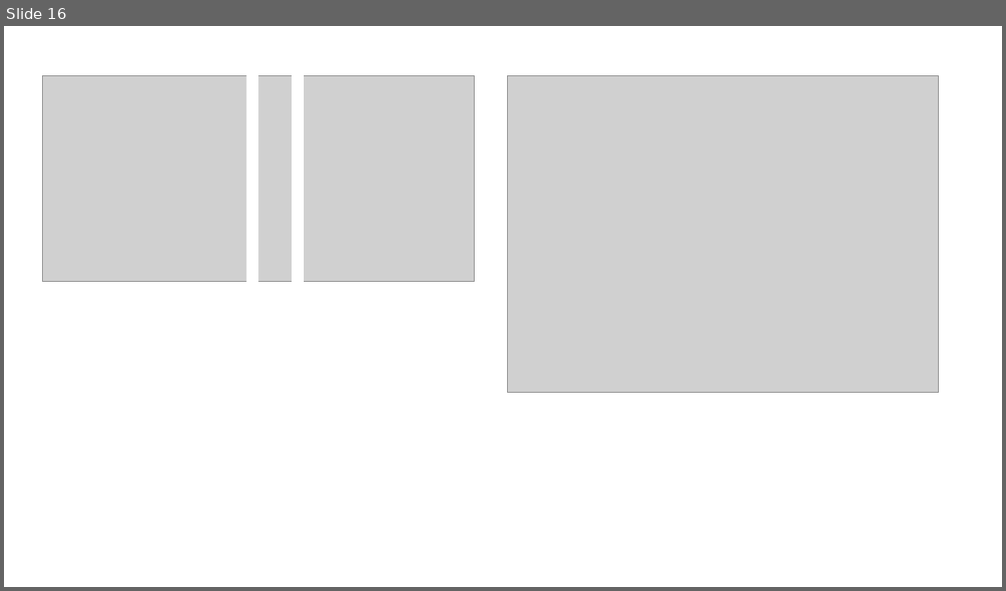
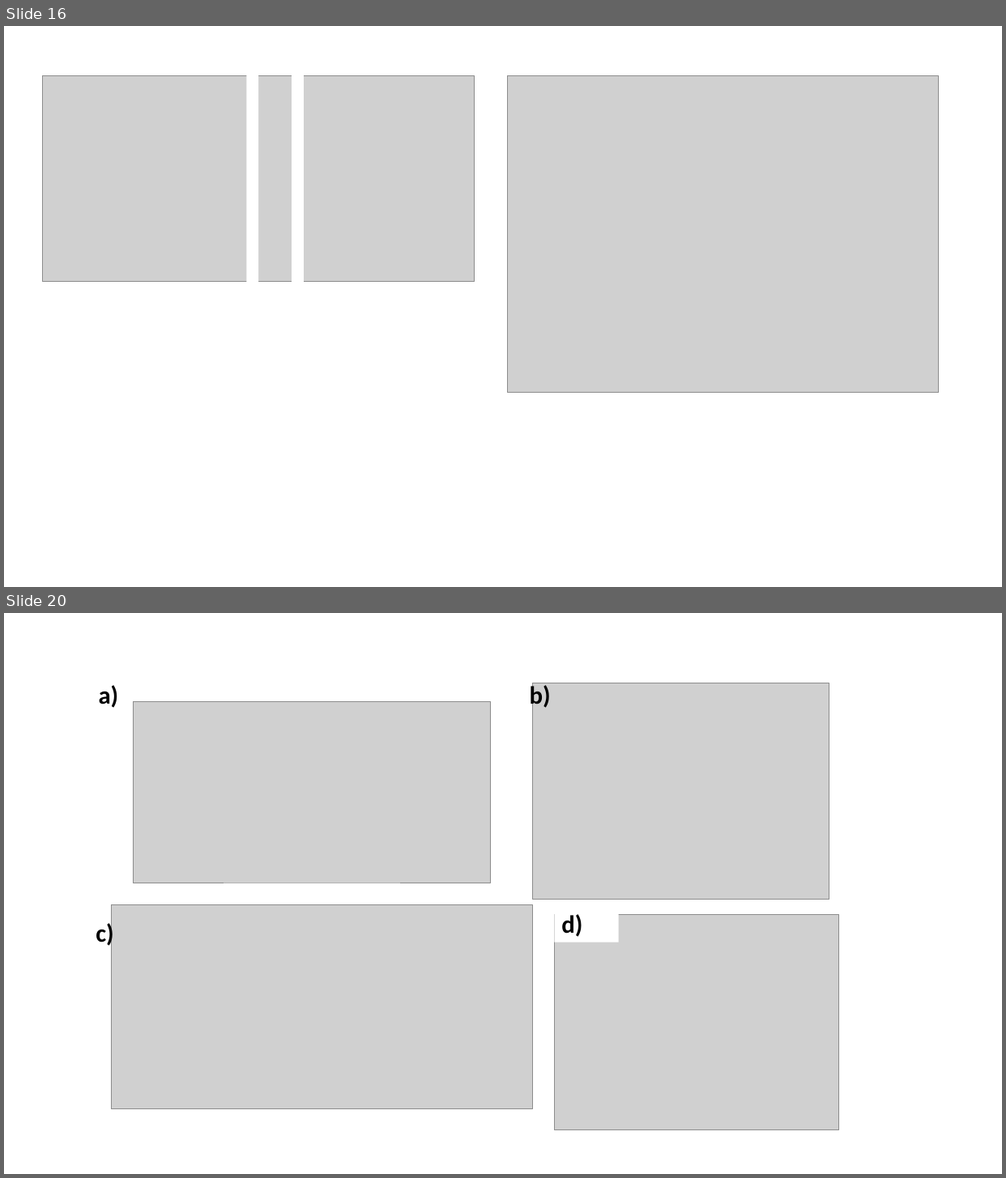
Before and after one commit to cr458/Thesis, a slide deck: Figures1.pptx. Shown one above the other, each under a label of ours: slide 16 before the commit, slides 16 and 20 after it; the slides between them are not shown. The pictures are 1006x591 and 1006x1178 pixels, drawn with LibreOffice and Linux fonts; fonts in the diff are those of the drawing; grey boxes stand for pictures. Boxes give left, top, right and bottom in pixels: in the first picture for what was removed or moved away, otherwise in the second. Text is boxed around its words. In the diff, an @@ line names an element or a change of style, - is before the commit and + after.

```diff
--- a/Figures1.pptx
+++ b/Figures1.pptx
@@ slide 20 added at box(4, 613, 1002, 1174), background #FFFFFF @@
@@ text added at box(99, 685, 119, 708), 24 pt, text #000000, bold @@
+a)
@@ text added at box(530, 683, 551, 710), 24 pt, text #000000, bold @@
+b)
@@ picture added at box(533, 683, 829, 901) @@
@@ picture added at box(134, 701, 492, 883) @@
@@ text added at box(96, 921, 113, 948), 24 pt, text #000000, bold @@
+c)
@@ picture added at box(111, 905, 533, 1110) @@
@@ picture added at box(554, 914, 839, 1131) @@
@@ rectangle added at box(554, 905, 619, 943), fill #FFFFFF, 24 pt, text #000000, bold @@
+d)
```
Also in this commit, not shown: 5 other slides added, 23 other files.
